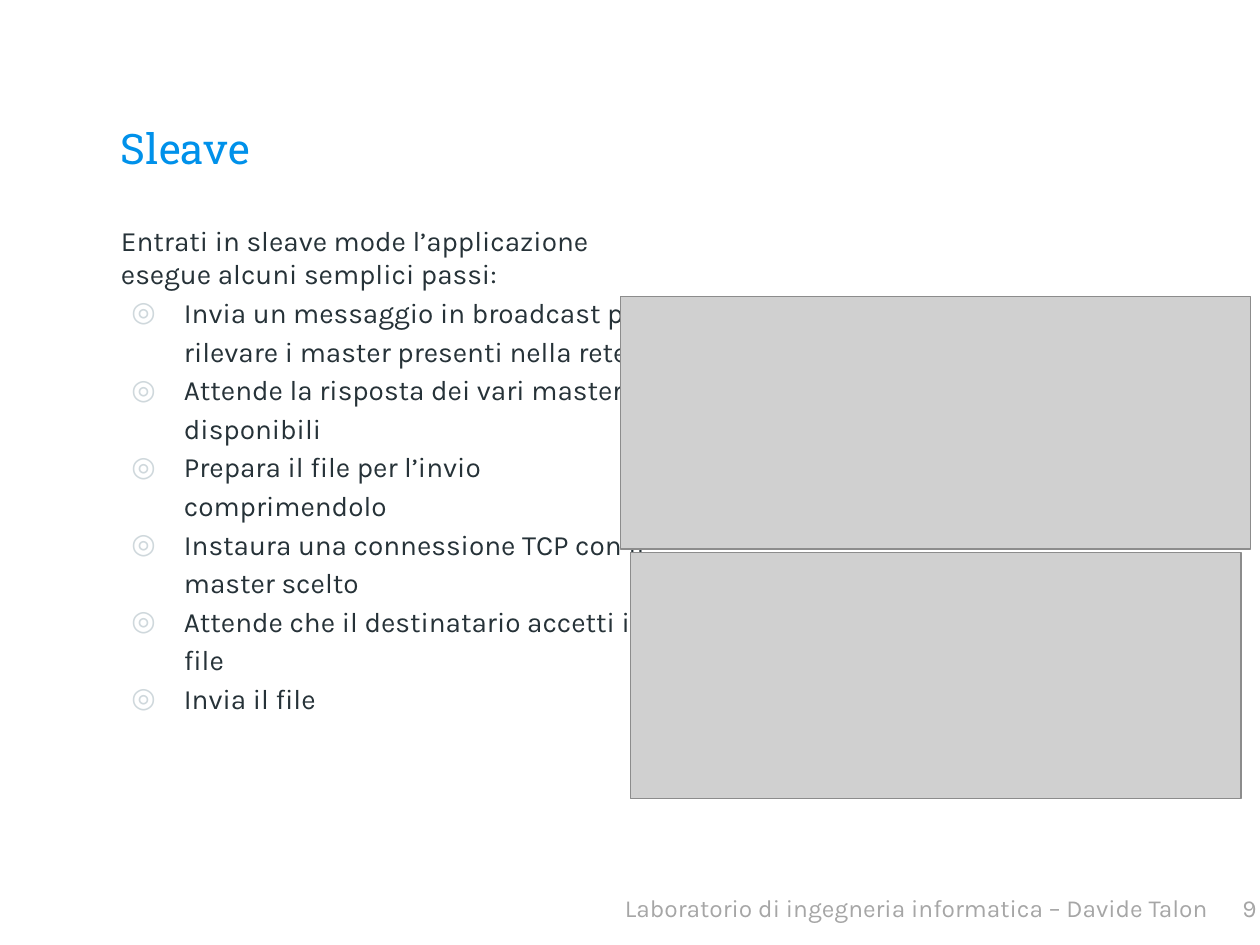
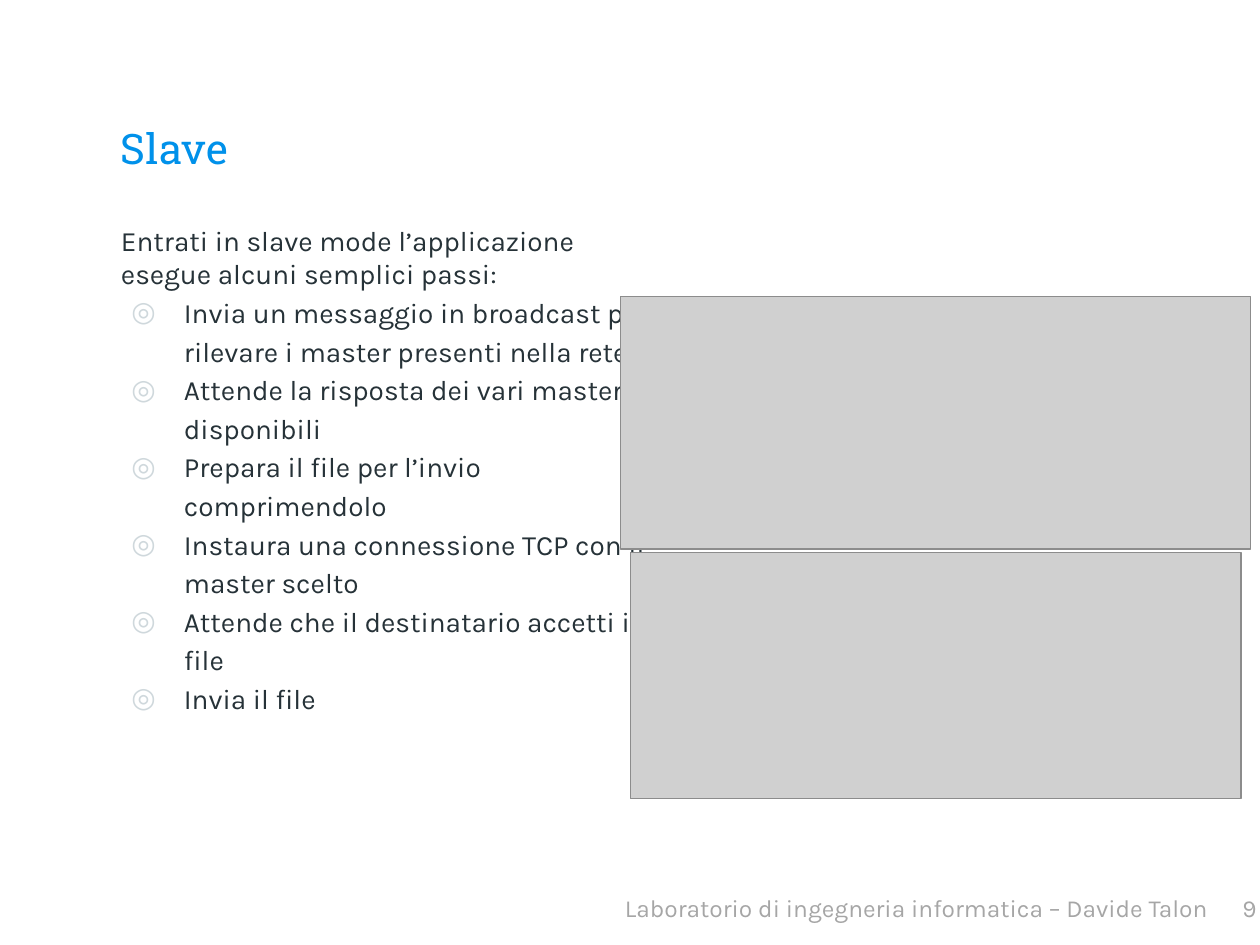
Before and after one commit to davidetalon/link, a slide deck: slide 10 of Presentation slides/Presentazione.pptx. Drawn at 1260x945 pixels with LibreOffice and Linux fonts; fonts in the diff are those of the drawing; grey boxes stand for pictures; background and template pictures are left out. Boxes give left, top, right and bottom in pixels: in the first picture for what was removed or moved away, otherwise in the second. Text is boxed around its words. In the diff, an @@ line names an element or a change of style, - is before the commit and + after.

Commit message:
SLAVE e non SLEAVE

```diff
--- a/Presentation slides/Presentazione.pptx
+++ b/Presentation slides/Presentazione.pptx
@@ title at bbox=[121, 132, 228, 165]: text changed @@
-Sleave
+Slave
@@ text at bbox=[121, 232, 574, 291]: text changed @@
-Entrati in sleave mode l’applicazione esegue alcuni semplici passi:
+Entrati in slave mode l’applicazione esegue alcuni semplici passi:
```
Also in this commit, not shown: 5 other slides changed, 1 other file.
